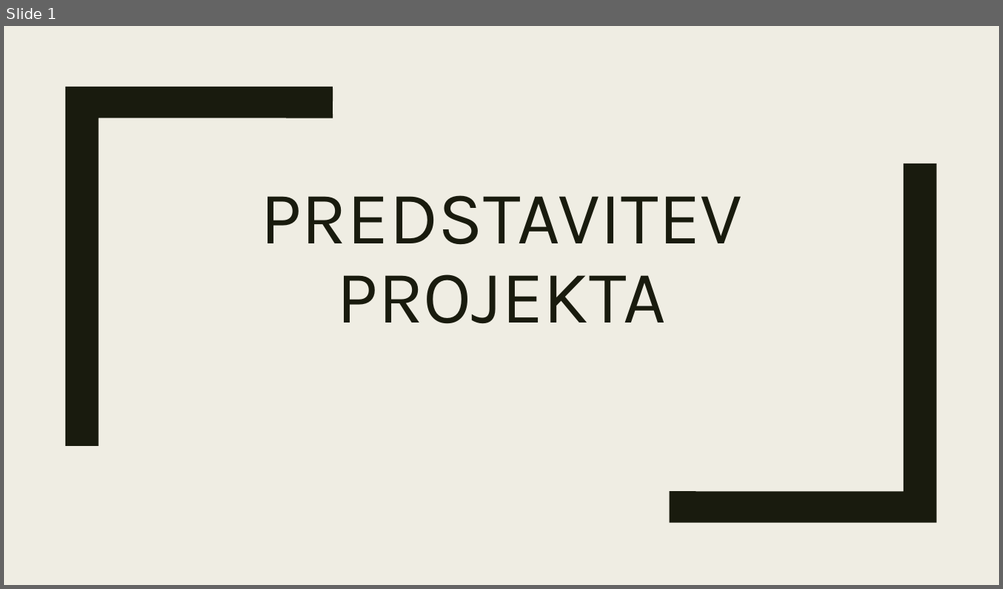
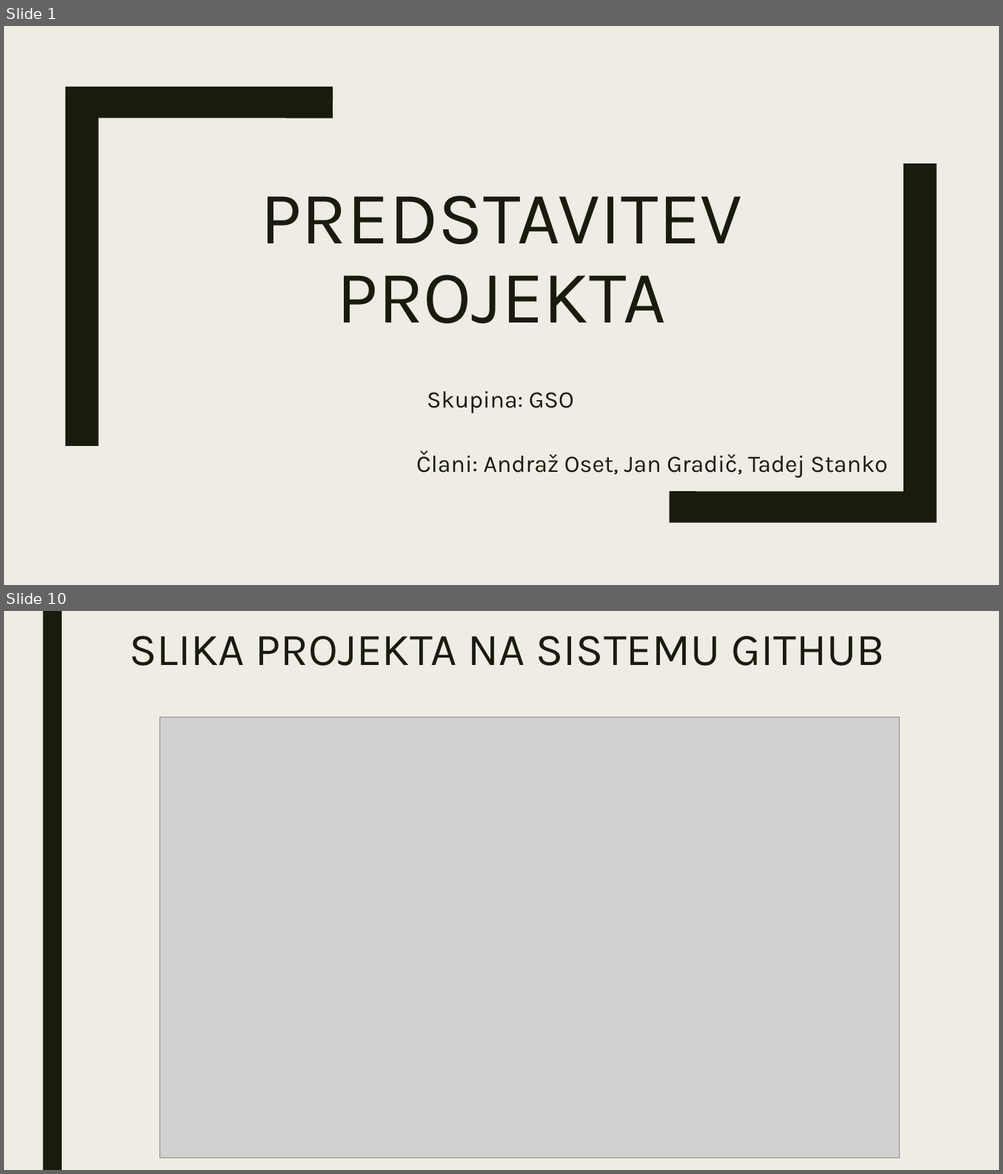
Before and after one commit to GM-Coder007/Projekt, a slide deck: Documentation/Predstavitev_projekta.pptx. Shown one above the other, each under a label of ours: slide 1 before the commit, slides 1 and 10 after it; the slides between them are not shown. The pictures are 1003x589 and 1003x1174 pixels, drawn with LibreOffice and Linux fonts; fonts in the diff are those of the drawing; grey boxes stand for pictures. Boxes give left, top, right and bottom in pixels: in the first picture for what was removed or moved away, otherwise in the second. Text is boxed around its words. In the diff, an @@ line names an element or a change of style, - is before the commit and + after.

```diff
--- a/Documentation/Predstavitev_projekta.pptx
+++ b/Documentation/Predstavitev_projekta.pptx
@@ slide 10 added at [4,611,999,1170], background #EFEDE3 @@
@@ rectangle added at [42,611,62,1170], fill #191B0E @@
@@ title added at [129,635,885,666], 44 pt, text #191B0E @@
+SLIKA PROJEKTA NA SISTEMU GITHUB
@@ picture added at [160,717,899,1159] @@
@@ slide 1 changed as well @@
@@ subtitle added at [416,392,887,478], 23 pt, text #191B0E @@
+Skupina: GSO
+Člani: Andraž Oset, Jan Gradič, Tadej Stanko
```
Also in this commit, not shown: 8 other slides added, 2 slides removed.
